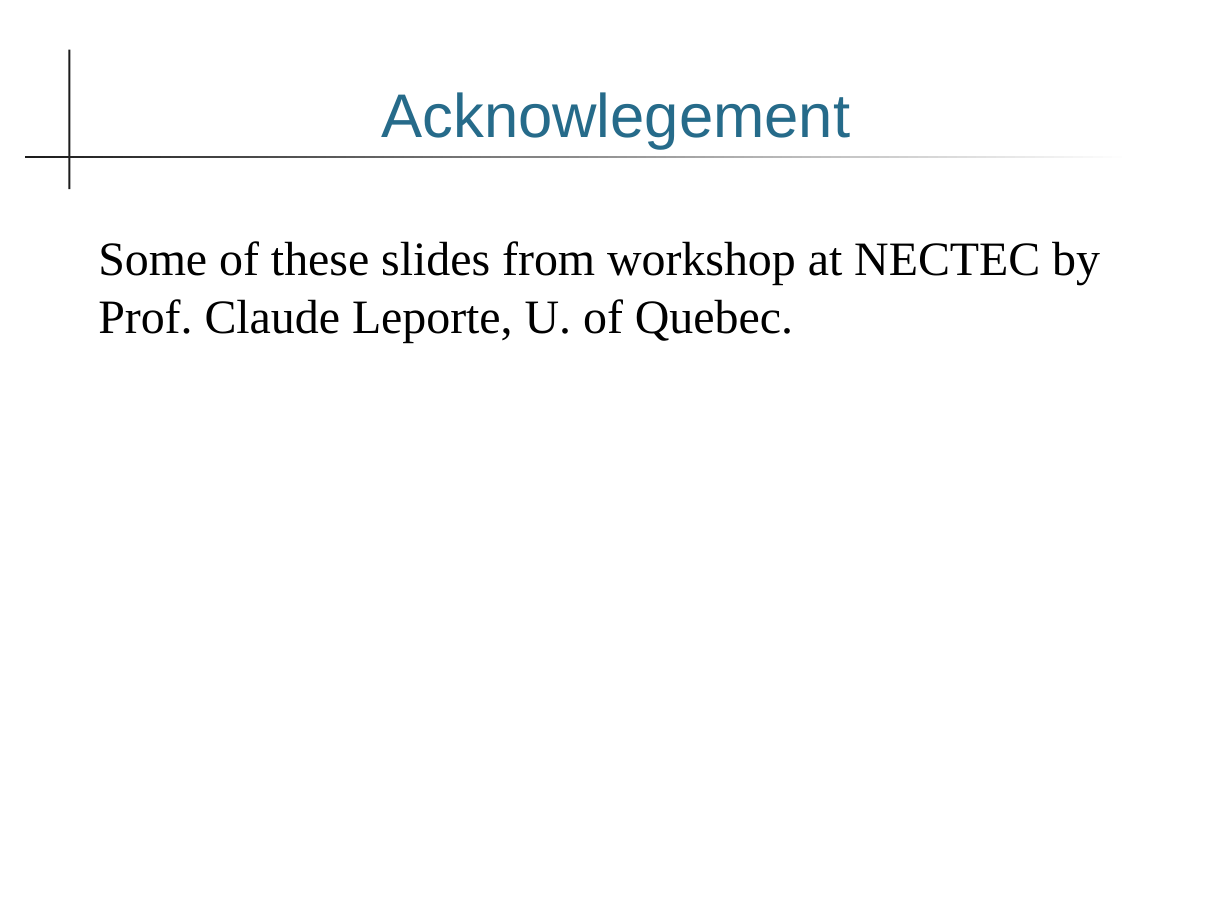
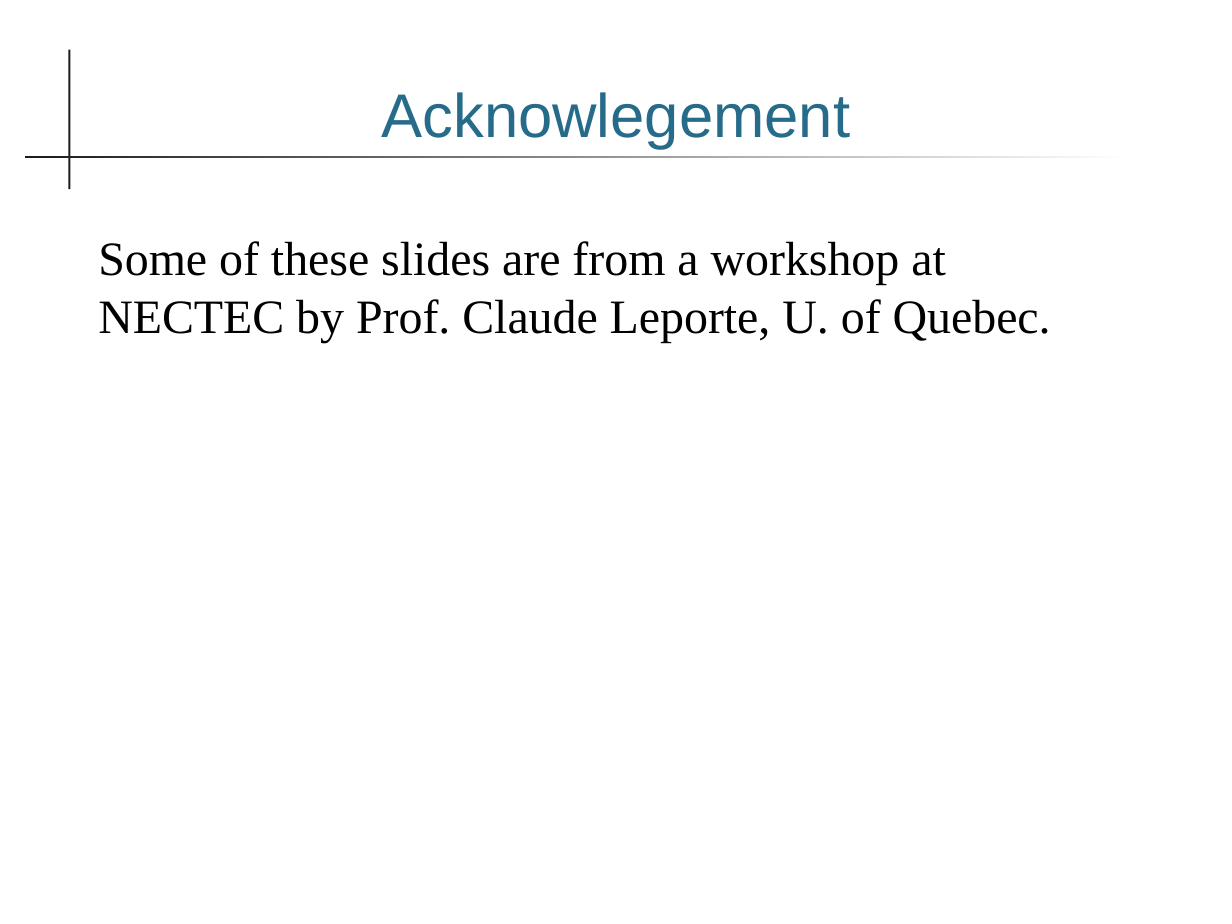
Before and after one commit to cpske/ISP, a slide deck: slide 39 of code-review/Reviews.ppt. Drawn at 1232x924 pixels with LibreOffice and Linux fonts; fonts in the diff are those of the drawing. Boxes give left, top, right and bottom in pixels: in the first picture for what was removed or moved away, otherwise in the second. Text is boxed around its words. In the diff, an @@ line names an element or a change of style, - is before the commit and + after.

```diff
--- a/code-review/Reviews.ppt
+++ b/code-review/Reviews.ppt
@@ text at <box>98,241,1051,343</box>: text changed @@
-Some of these slides from workshop at NECTEC by Prof. Claude Leporte, U. of Quebec.
+Some of these slides are from a workshop at NECTEC by Prof. Claude Leporte, U. of Quebec.
```
Also in this commit, not shown: 10 other slides changed, 9 other files.
